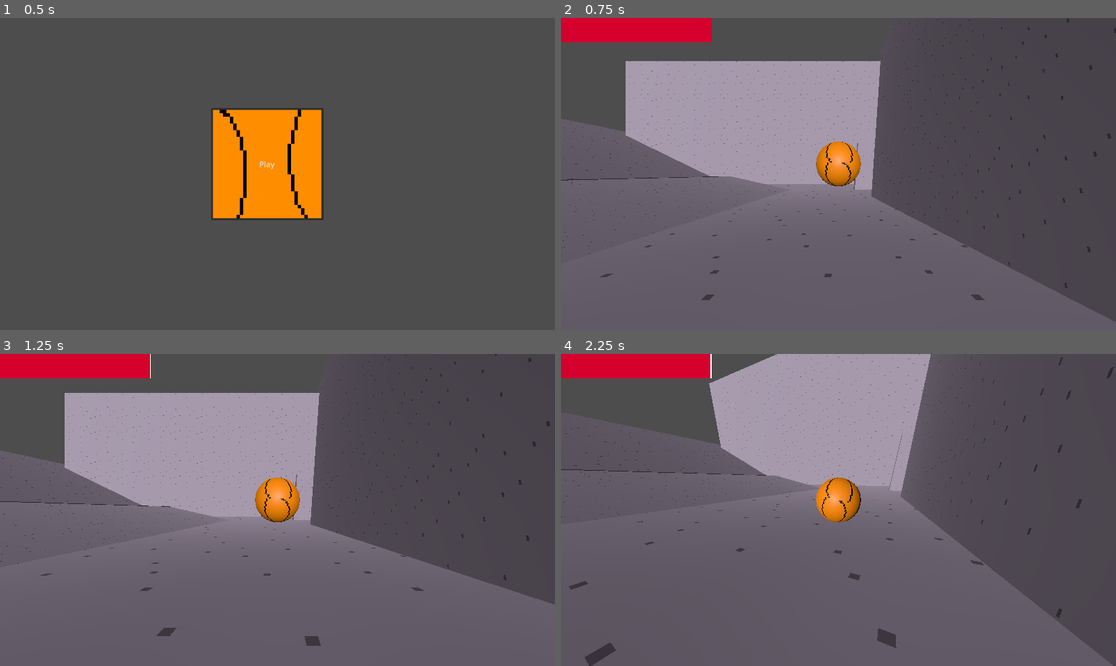
Above: before the commit, frames 1-4 (two rows, left to right).
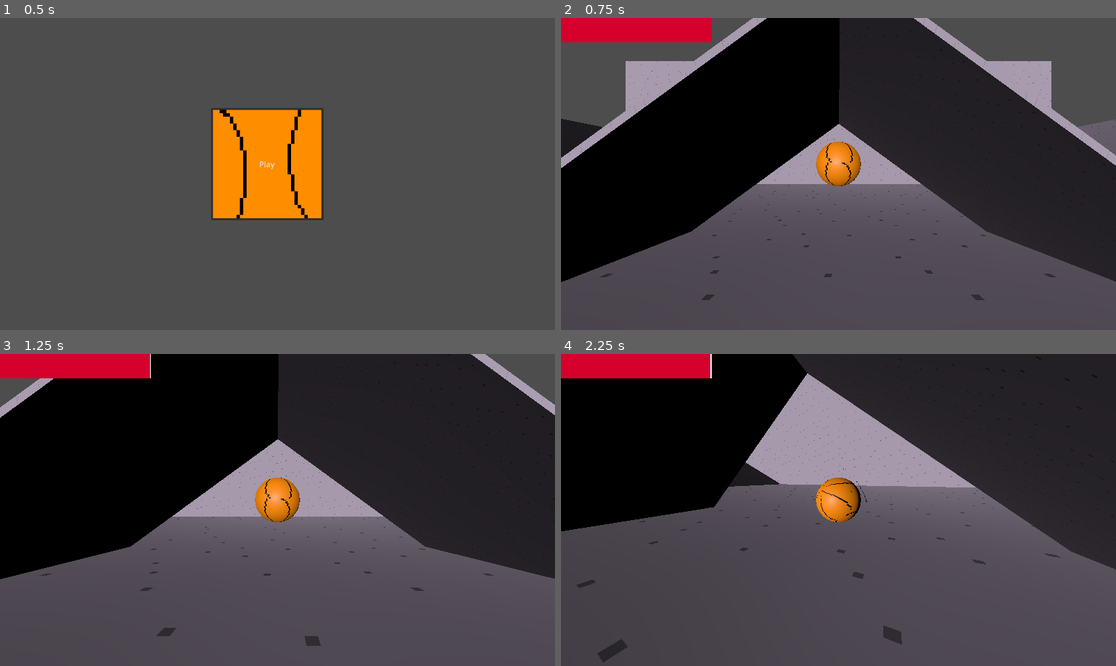
Above: after the commit, the same moments.

Repository: sleepycabbage/Murder-Balls
Game: Godot game, scene res://Main Menu.tscn
The game is run twice, just before and just after one commit, with the same random seed, the same clock (stepped at 60 frames per second) and the same inputs.
Inputs (mouse positions are in pixels of both pictures, inside the frame that each line leads up to):
- Up to frame 1 (0.5 s): no input
- Up to frame 2 (0.75 s): click "Play" at 0.5 s
- Up to frame 3 (1.25 s): no input
- Up to frame 4 (2.25 s): move the mouse to (866, 510) at 1.27 s; hold W (Forward) from 1.28 s (still down); tap Space (Jump) at 1.52 s; move the mouse to (810, 510) at 2.02 s

Frame 1 is identical in both runs. In frame 2, 52% of the frame differs, in the area x 0-100%, y 0-93%; in frame 3, 58%; in frame 4, 53%.

Commit message:
physics chagwes ussy

Diff:
--- a/CameraHolder.gd
+++ b/CameraHolder.gd
@@ -21,7 +21,7 @@
 	if(event is InputEventMouseMotion):
 		rotate_y(-event.relative.x * SENSITIVITY)
 		neck.rotate_x(-event.relative.y * SENSITIVITY)
-		neck.rotation.x = clamp(neck.rotation.x, deg_to_rad(-40),deg_to_rad(60))
+		neck.rotation.x = clamp(neck.rotation.x, deg_to_rad(-90),deg_to_rad(60))
 
 func _physics_process(delta):
 	distance=DEFAULTDISTANCE
--- a/Player.tscn
+++ b/Player.tscn
@@ -33,7 +33,7 @@
 physics_material_override = SubResource("PhysicsMaterial_eufuu")
 gravity_scale = 3.0
 linear_damp = 0.2
-angular_damp = 0.2
+angular_damp = 0.5
 script = ExtResource("1_fxe74")
 cameraHolder = NodePath("../CameraHolder")
 face = NodePath("Face")
--- a/maps/Map 1.tscn
+++ b/maps/Map 1.tscn
@@ -8,7 +8,7 @@
 script = ExtResource("1_y5jf2")
 
 [node name="DirectionalLight3D" type="DirectionalLight3D" parent="."]
-transform = Transform3D(1, 0, 0, 0, 0.972529, 0.232783, 0, -0.232783, 0.972529, 0, 13.2731, 0)
+transform = Transform3D(0.519206, -0.831171, -0.198948, 0.854649, 0.504943, 0.120862, 0, -0.232783, 0.972529, 0, 61.4632, 0)
 
 [node name="RigidBody3D" parent="." instance=ExtResource("1_rhjgj")]
 
@@ -29,22 +29,13 @@
 autoplay = true
 
 [node name="terrain wall" parent="." instance=ExtResource("1_rhjgj")]
-transform = Transform3D(0.150346, 0.220391, 0, -0.0339701, 0.975412, 0, 0, 0, 0.372566, -8.19136, 0.5, -4.47131)
+transform = Transform3D(0.363545, -0.113184, 0, 0.0898, 0.458212, 0, 0, 0, 0.0175161, -9.9744, 2.64764, 11.4519)
 
 [node name="terrain wall2" parent="." instance=ExtResource("1_rhjgj")]
-transform = Transform3D(0.152456, -0.14724, 0, 0.0226949, 0.989101, 0, 0, 0, 0.372566, -18.1028, 0.892712, -4.47209)
+transform = Transform3D(0.364285, 0.109341, 0, -0.0867512, 0.459144, 0, 0, 0, 0.0175161, 13.985, 2.64764, 11.4519)
 
 [node name="terrain wall3" parent="." instance=ExtResource("1_rhjgj")]
-transform = Transform3D(0.21467, -1.99868, 0, 0.0319562, 13.4264, 0, 0, 0, 0.0146697, -2.3167, -0.261872, 13.361)
+transform = Transform3D(0.138932, -0.0394667, 0, -0.101322, -0.0541165, 0, 0, 0, 0.0725688, 4.66403, 0.739197, 0.263253)
 
 [node name="terrain wall4" parent="." instance=ExtResource("1_rhjgj")]
-transform = Transform3D(0.213078, 1.68595, 0.0021111, -0.0383771, 11.8716, 0.00662373, -0.0151441, -6.36282, 0.0129178, 9.18134, -0.261872, -14.3332)
-
-[node name="terrain wall5" parent="." instance=ExtResource("1_rhjgj")]
-transform = Transform3D(-0.0156122, 4.2685, 0.0110451, -0.0225034, 39.1281, -0.00135283, -0.152435, -6.21349, -0.000931509, 2.99134, -4.02447, -2.29372)
-
-[node name="terrain wall6" parent="." instance=ExtResource("1_rhjgj")]
-transform = Transform3D(0.101295, 0.148488, 0.275312, -0.0255958, 0.984836, -0.0187072, -0.113322, -0.0897138, 0.250318, 20.0727, 0.773446, 0.761298)
-
-[node name="terrain wall7" parent="." instance=ExtResource("1_rhjgj")]
-transform = Transform3D(0.102717, -0.0992024, 0.275312, 0.0310278, 0.978242, -0.0187072, -0.110654, 0.182216, 0.250318, 13.3943, 0.619266, 8.0938)
+transform = Transform3D(-0.138937, 0.0394639, 0, -0.101314, -0.0541185, 0, 0, 0, -0.0725688, -4.63704, 0.739197, 0.263253)
Not shown, added: murder balls.zip
